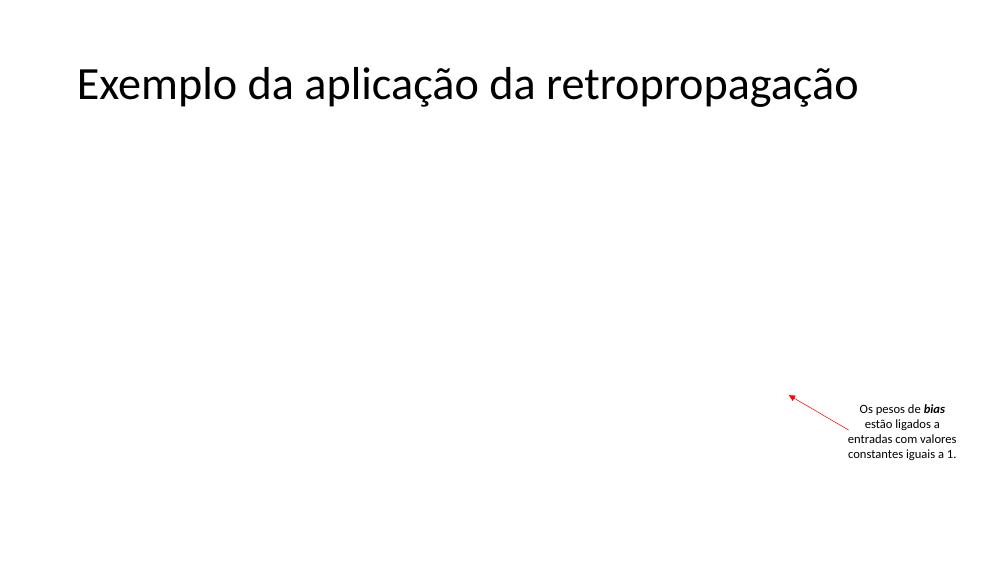
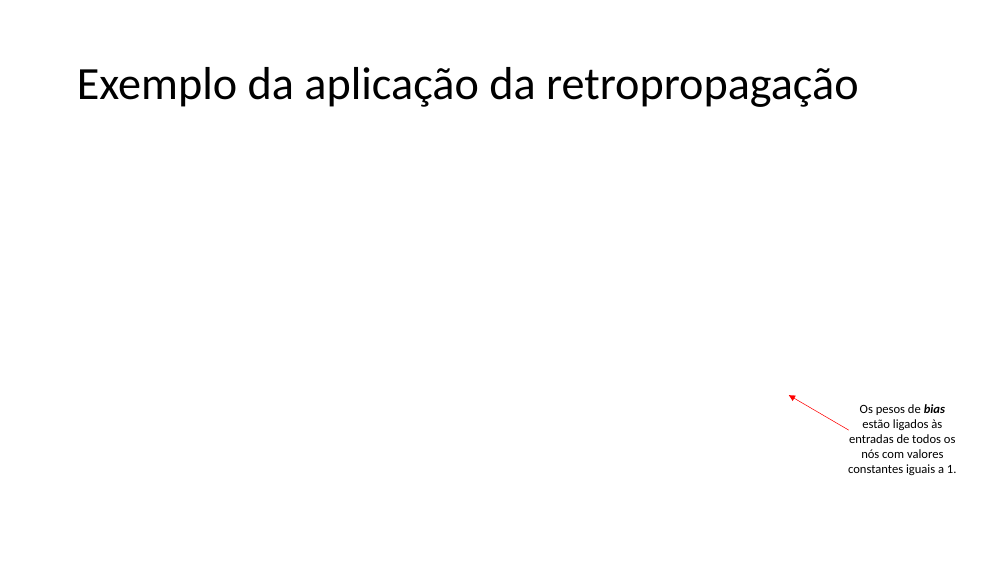
Before and after one commit to zz4fap/c24_inteligencia_artificial, a slide deck: slide 40 of slides/C24_MLP.pptx (slide 39 before the commit). Drawn at 1008x567 pixels with LibreOffice and Linux fonts; fonts in the diff are those of the drawing; grey boxes stand for pictures. Boxes give left, top, right and bottom in pixels: in the first picture for what was removed or moved away, otherwise in the second. Text is boxed around its words. In the diff, an @@ line names an element or a change of style, - is before the commit and + after.

Commit message:
new slides

```diff
--- a/slides/C24_MLP.pptx
+++ b/slides/C24_MLP.pptx
@@ text at [848, 404, 957, 475]: text changed @@
-Os pesos de bias estão ligados a entradas com valores constantes iguais a 1.
+Os pesos de bias estão ligados às entradas de todos os nós com valores constantes iguais a 1.
```
Also in this commit, not shown: 2 other slides changed, 2 slides added.
